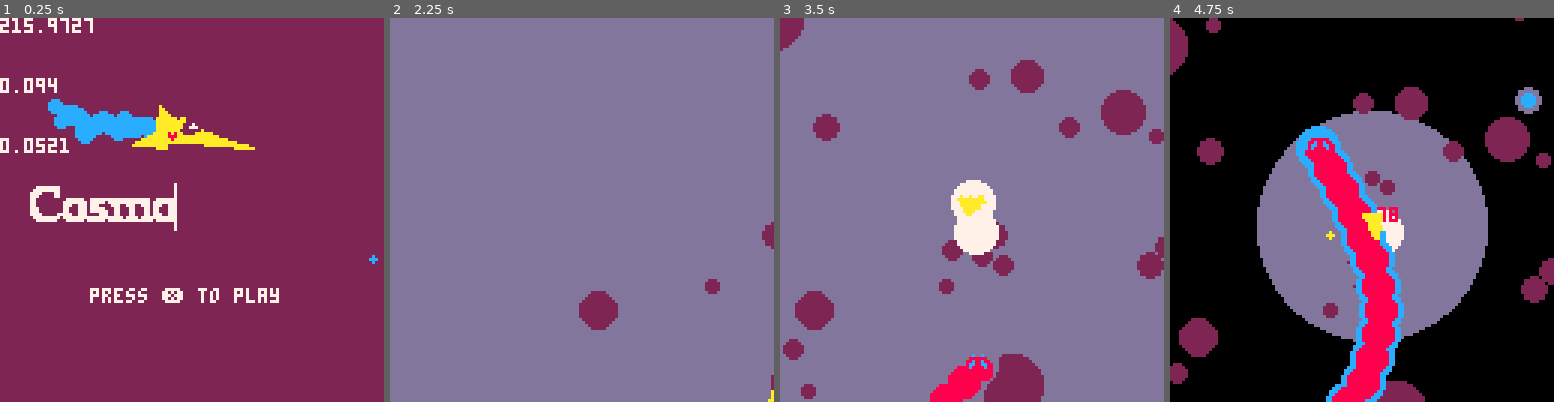
Above: before the commit, frames 1-4 (left to right).
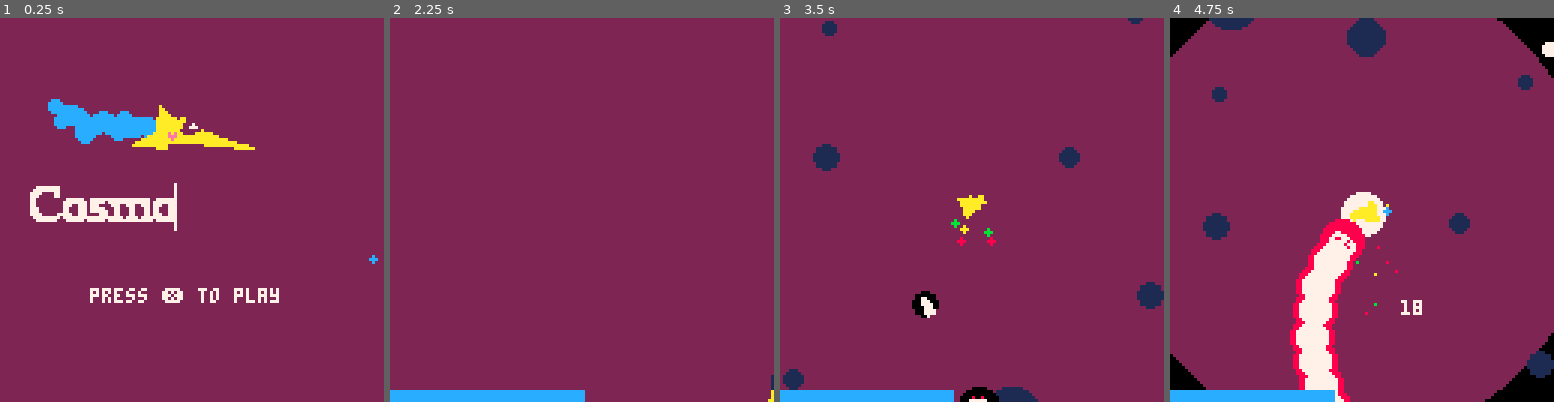
Above: after the commit, the same moments.

Repository: nerisuyu/cosmophidian
Game: PICO-8 cartridge cosmophidian.p8
The game is run twice, just before and just after one commit, with the same random seed, the same clock (stepped at 60 frames per second) and the same inputs.
Inputs:
- Up to frame 1 (0.25 s): no input
- Up to frame 2 (2.25 s): tap X (X key) at 0.33, 1.07, 1.85 s; tap O (Z key) at 0.7, 1.7, 2.1 s; hold Right 1.6-2.1 s; hold Up from 2.15 s (still down)
- Up to frame 3 (3.5 s): release Up at 2.42 s; hold Right 2.47-3.03 s; tap O (Z key) at 2.5, 2.9, 3.3 s; tap X (X key) at 2.97 s; hold Left from 3.08 s (still down)
- Up to frame 4 (4.75 s): release Left at 3.58 s; hold Down 3.63-3.97 s; tap O (Z key) at 3.7, 4.1, 4.5 s; hold Right 4.02-4.68 s; tap X (X key) at 4.08 s; hold Up from 4.73 s (still down)

The runs differ from the first frame. In frame 1, 1.0% of the frame differs, in the area x 0-47%, y 0-36%; in frame 2, 99%, in the area x 0-100%, y 0-100%; in frame 3, 93%; in frame 4, 92%.

Commit message:
laser charge bar and fadeout on death

Diff:
--- a/cosmophidian.p8
+++ b/cosmophidian.p8
@@ -47,8 +47,9 @@
 ]]--
 ship={}
 null=function() end
-background=13
-outline=background
+background=2
+void=0
+outline=0
 freeze_frame=0
 
 function _init()
@@ -59,12 +60,46 @@
 
 
 
-
+function start_game_over()
+	_update60=game_over_draw
+	_draw=game_over_update
+	//list_enemies={}
+	//list_projectiles={}
+	add_animation(function ()
+		fadeout(100)
+		start_menu()
+		fadout_amount=0
+	end)
+end
+
+function game_over_draw()
+	cls(background)
+	draw_health_circle()
+
+	screen_shake()
+	camera(cam.x-64,cam.y-64)
+	draw_stars()
+	draw_all(list_projectiles)
+	draw_all(list_particles)
+	draw_all(list_enemies)
+
+end
+
+function game_over_update()
+	tt+=1
+	tt=tt%10000
+	update_animations()
+	//upd_ship()
+	update_all_entities()
+end
 
 
 
 
 function start_menu()
+	for i=0,15 do
+	pal(i,i)
+	end
 	game_starting=false
 	list_particles={}
 	play_btn_color=7
@@ -96,9 +131,9 @@
 	print("press ❎ to play",30,90,play_btn_color)
 	line(-6+8*tt/2,55,-6+8*tt/2,70,play_btn_color)
 	draw_all(list_draw_objects)
-	print(stat(0),0,0)
-	print(stat(1),0,20)
-	print(stat(2),0,40)
+	//print(stat(0),0,0)
+	//print(stat(1),0,20)
+	//print(stat(2),0,40)
 end
 
 function menu_update()
@@ -203,13 +238,14 @@
 
 function start_game()
 	music(5)
+
 	enemy_volume_max=50
 	despawn_distance=150
 	ship={x=64,y=64,dx=0,dy=0,
 						ax=0,ay=0,
-						hp=20,
-						maxhp=20,
-						regen=0,//0.02,
+						hp=40,
+						maxhp=40,
+						regen=0.01,//0.02,
 						collider_r=10,
 						damage=2,
 						inv_damage=5,
@@ -217,20 +253,23 @@
 						c1=12,
 						invincible=0,
 						speed=0,
-						on_hit={fx_explode,oh_take_damage},
+						on_hit={fx_explode,oh_take_damage,fx_ff},
 						on_pickup={oh_take_damage},
-						laser_charge=0,
-						laser_charge_max=20,
+						laser_charge=20,
+						laser_charge_max=40,
 						laser_charge_threshold=15,
 						nosex=0,
 						nosey=0,
-						acc=0.09,
+						acc=0.10,
 						lacc=0.008,
 						dcc=0.007,//0.005
 						turning_d=0.1,
-						maxspeed=2,
+						maxspeed=1.8,
 						scale=1,
-						states={}
+						states={},
+
+						dash_cost=1,
+						laser_cost=0.1,
 						}
 	ship.states={
 		turning=0,
@@ -291,12 +330,13 @@
 		clear_collisions()
 	end
 	if ship.hp<=0 then
-	start_menu()
+		start_game_over()
 	end
 end
 health_circle_r=100
-function draw_health_circle()
-	cls(0)
+function
+	draw_health_circle()
+	cls(void)
 
 	--[[local x=tt%50/50
 	//local current_r=100*(1-x)
@@ -339,7 +379,7 @@
 
 	draw_ship()
 
-	//draw_ui()
+	draw_ui()
 	//draw_collisions()
  	//clear_collisions()
 
@@ -362,6 +402,10 @@
 
 
 function draw_ui()
+	if(ship.laser_charge>0)then
+	rectfill(cam.x-64,cam.y+64,cam.x-64+128*(ship.laser_charge)/ship.laser_charge_max,cam.y+60,12)
+	end
+	--[[
 	local ri_y=34
 	local l=30
 	local laser_bar_color=12
@@ -409,17 +447,9 @@
 	spr(212,cam.x-64+4,cam.y+54,4,1)
 	pal()
 	clip()
-…(5 lines of a section not shown)…
 	spr(176,cam.x-64,ri_y+cam.y-10,2,5)
 	spr(226,cam.x-48,ri_y+cam.y-10+24,3,2)
-…(4 lines of a section not shown)…
+	]]--
 end
 
 
@@ -588,7 +618,8 @@
 	if btn(⬆️) and not btn(⬇️) then
 		ship.states.flying=true
 	end
-	if btn(⬇️) then
+	if btn(⬇️) and ship.states.parry_cd <0 and (ship.laser_charge>ship.laser_cost or (ship.laser_charge>0 and ship.laser_charge-ship.laser_cost<=0))then
+		ship.laser_charge-=ship.laser_cost
 		ship.states.laser=true
 	end
 
@@ -596,7 +627,8 @@
 		local qwerty=ship.angle
 
 
-		if ship.states.parry_cd <0 then
+		if ship.states.parry_cd <0 and (ship.laser_charge>ship.dash_cost or (ship.laser_charge>0 and ship.laser_charge-ship.dash_cost<=0))then
+			ship.laser_charge-=ship.dash_cost
 			fx_explode(ship)
 			local qq=ship.x
 			local ww=ship.y
@@ -921,11 +953,11 @@
 
 	cram_enemy({group=list_enemies,
 		volume=40,
-		c1=8,
-		c2=12,
-		c3=8,
+		c1=7,
+		c2=8,
+		c3=7,
 		speed=1.9,
-		hp=80,
+		hp=20,
 		volume_added=3,
 		l=80,
 		snake_width=5},
@@ -938,7 +970,7 @@
 			speed=1.3,
 			volume_added=0.5,
 			collider_r=8,
-			draw=drw_rsprite,
+			draw=drw_enemy_rsprite,
 			on_hit={fx_dissolve,oh_take_damage},
 			update={bh_face_towards_ship,bh_shoot_at_player, bh_hitbox}},
 		template_enemy)
@@ -981,16 +1013,16 @@
 		star.x=randb(0,256)
 		star.y=randb(0,256)
 		star.d=randb(50,70)/100
-		star.c=14
+		star.c=13
 		star.move=randb(1,3)
 		add(list_stars,star)
 		end
-	for i=0,60 do
+	for i=0,30 do
 		local star={}
 		star.x=randb(0,256)
 		star.y=randb(0,256)
 		star.d=randb(5,20)/100
-		star.c=2
+		star.c=1
 		star.move=randb(1,3)
 		add(list_stars,star)
 		end
@@ -1171,7 +1203,7 @@
 	local death_period=3
 	if(tt%death_period==0)then
 		fx_explode_snake(self.segments[1],8)//red explosion
-		od_drop_pellets(self.segments[1])
+		if(rnd(10)>7)then od_drop_pellets(self.segments[1])end
 		del(self.segments,self.segments[1])
 	end
 	if #self.segments==0 then
@@ -1406,8 +1438,8 @@
 
 function oh_knockback_other(self,other)
 	local ang=atan2(-self.x+other.x,-self.y+other.y)
-	other.dx=cos(ang)*3
-	other.dy=sin(ang)*3
+	other.dx=cos(ang)*2
+	other.dy=sin(ang)*2
 end
 function oh_knockback_self(self,other)
 	local ang=atan2(-self.x+other.x,-self.y+other.y)
@@ -1486,9 +1520,13 @@
 	rspr(self.spr,self.x,self.y,self.angle,self.c2,self.scale)
 	//print(self.hp,self.x,self.y+20)
 	end
+function drw_enemy_rsprite(self)
+	circfill(self.x,self.y,self.collider_r+1,outline)
+	drw_rsprite(self)
+	//print(self.hp,self.x,self.y+20)
+	end
 
 function drw_spr(self)
-
 	for pp in all(self.pals) do
 		pal(pp[1],pp[2])
 	end
@@ -1528,9 +1566,39 @@
 		end
 	end
 end
-
-
-
+fades={
+	{1,1,1,1,0,0,0,0},
+	{2,2,2,1,1,0,0,0},
+	{3,3,4,5,2,1,1,0},
+	{4,4,2,2,1,1,1,0},
+	{5,5,2,2,1,1,1,0},
+	{6,6,13,5,2,1,1,0},
+	{7,7,6,13,5,2,1,0},
+	{8,8,9,4,5,2,1,0},
+	{9,9,4,5,2,1,1,0},
+	{10,15,9,4,5,2,1,0},
+	{11,11,3,4,5,2,1,0},
+	{12,12,13,5,5,2,1,0},
+	{13,13,5,5,2,1,1,0},
+	{14,9,9,4,5,2,1,0},
+	{15,14,9,4,5,2,1,0}}
+fadout_amount=0
+fadeout_args={fn=8,pn=15}
+fadeout_args.fc=1/fadeout_args.fn
+function fadeout(frames)
+	local fi=flr(fadout_amount/fadeout_args.fc)+1
+	for i=0,frames do
+		fi=flr(fadout_amount/fadeout_args.fc)+1
+		for n=1,fadeout_args.pn do
+			pal(n,fades[n][fi],1)
+		end
+		fadout_amount+=1/frames
+		  yield();
+	end
+end
+function fpal(c1,c2,arg)
+	pal(c1,fades[c2][flr(fadout_amount/fadeout_args.fc)+1],arg)
+end
 
 function fx_explode(a)
 	shake_explode(0.1)
@@ -1790,6 +1858,7 @@
 	l=3,
 	damage=8,
 	inv_damage=20,
+	laser_pellets=5,
 	is_parriable=true,
 	update={bh_snake_towards_ship,bh_slow_down,bh_hitbox,bh_update_snake},
     draw=drw_snake,
@@ -1803,7 +1872,7 @@
 	{
 		parent=template_enemy,
 		hp_pellets=2,
-		laser_pellets=0,
+		laser_pellets=2,
 		hp=5,
 		c1=0,
 		c2=1,
@@ -1818,7 +1887,7 @@
 		update={bh_fish_towards_ship,bh_hitbox},
 		on_hit={oh_take_damage,fx_dissolve,oh_if_ship_then_die},
 		on_death={fx_explode,remove_object,od_raise_enemy_volume,od_drop_pellets},
-		draw=drw_rsprite,
+		draw=drw_enemy_rsprite,
 		on_parry={oh_knockback_self}
 	}
 
Not shown, changed: 17 lines of the sprite sheet (__gfx__) section of cosmophidian.p8
Not shown, changed: cosmophidian.html
Not shown, changed: cosmophidian.js
Not shown, changed: cosmophidian.zip
Not shown, changed: index.html
